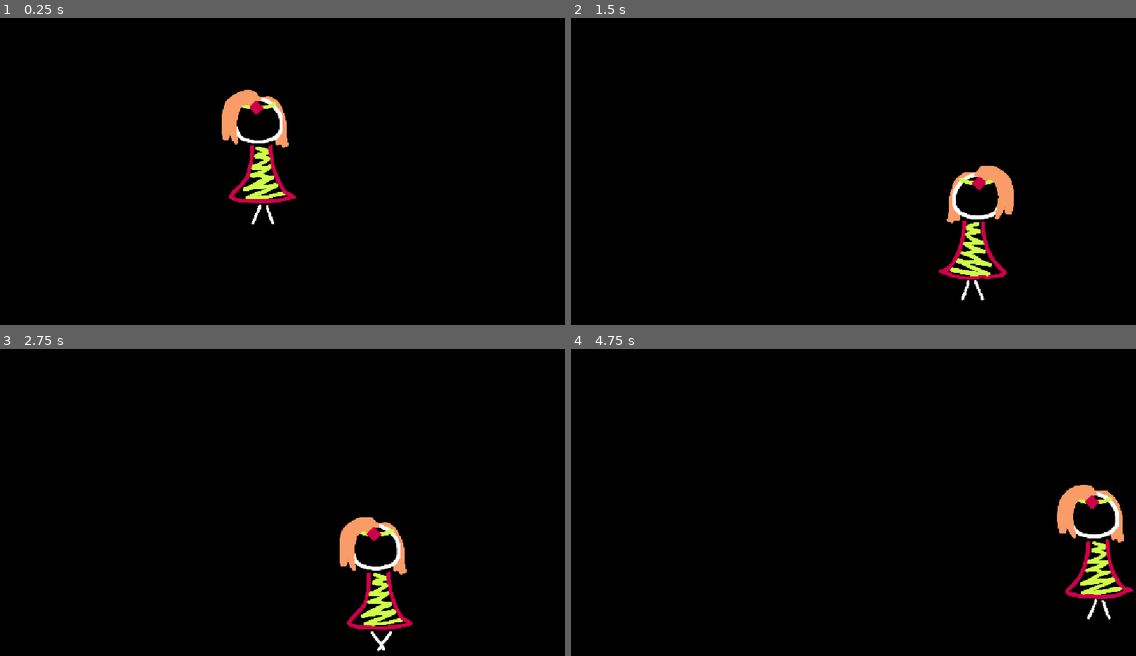
Above: before the commit, frames 1-4 (two rows, left to right).
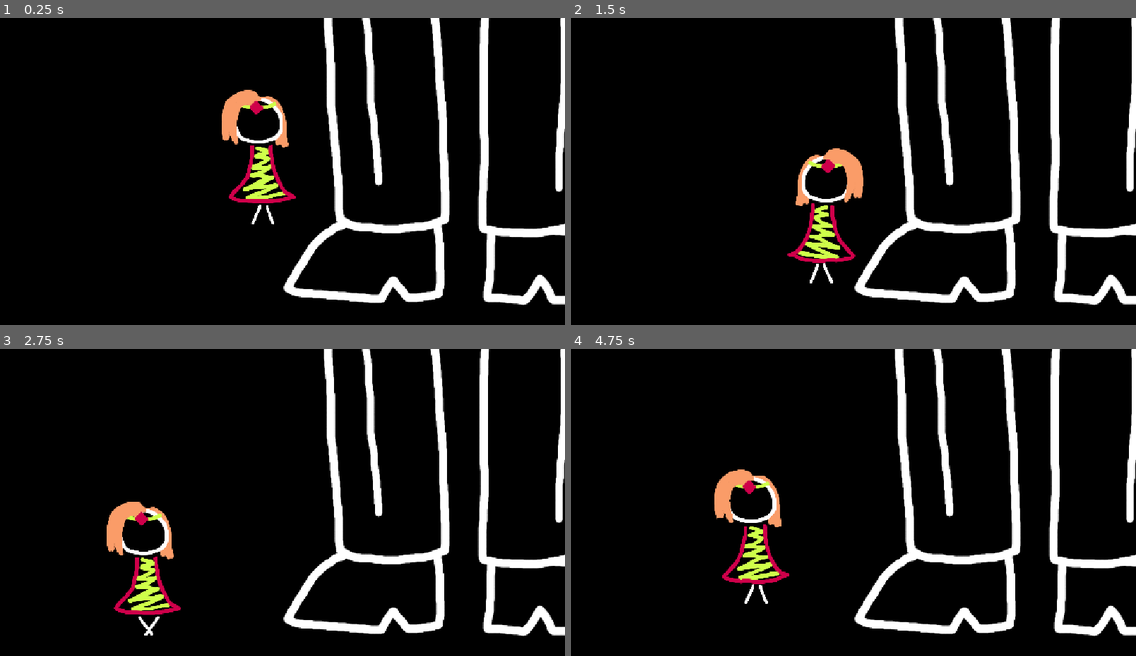
Above: after the commit, the same moments.

Repository: MarmadileManteater/I-Just-Wanted-to-Be-Younger-But-Now-I-m-Fighting-for-My-Life-Against-a-Problematic-Authority-Figure
Game: Godot game, scene res://scenes/screen_test/scene.tscn
Two runs of this game, one before a commit and one after it. Both use one fixed random seed, a clock stepped at 60 frames per second and the inputs below.
Inputs:
- Up to frame 1 (0.25 s): no input
- Up to frame 2 (1.5 s): tap Enter (ui_accept) at 0.5, 0.77 s; hold Right (ui_right) from 0.53 s (still down)
- Up to frame 3 (2.75 s): tap Enter (ui_accept) at 1.52 s; release Right (ui_right) at 2.03 s; hold Left (ui_left) from 2.03 s (still down)
- Up to frame 4 (4.75 s): release Left (ui_left) at 2.78 s; hold Right (ui_right) 2.78-4.28 s; tap Enter (ui_accept) at 3.02, 3.77, 4.52 s; hold Left (ui_left) from 4.28 s (still down)

The runs differ from the first frame. In frame 1, 8.1% of the frame differs, in the area x 50-100%, y 0-94%; in frame 2, 12%; in frame 3, 12%; in frame 4, 12%, in the area x 25-100%, y 0-94%.

Commit message:
Animate boss feet

Diff:
--- /dev/null
+++ b/project/scenes/nested/boss_feet/boss_feet.gd
@@ -0,0 +1,16 @@
+extends Node2D
+
+class_name BossFeet
+
+var leftie: AnimatedStaticBody2D
+var rightie: StaticBody2D
+# Called when the node enters the scene tree for the first time.
+func _ready() -> void:
+	leftie = find_child("Leftie")
+	rightie = find_child("Rightie")
+	pass # Replace with function body.
+
+
+# Called every frame. 'delta' is the elapsed time since the previous frame.
+func _process(delta: float) -> void:
+	pass
--- a/project/scenes/nested/boss_feet/boss_feet.tscn
+++ b/project/scenes/nested/boss_feet/boss_feet.tscn
@@ -1,6 +1,46 @@
 [gd_scene format=3 uid="uid://cffis6tr16e14"]
 
+[ext_resource type="Script" uid="uid://b5xbhyhg3xv0l" path="res://scenes/nested/boss_feet/boss_feet.gd" id="1_80035"]
 [ext_resource type="Texture2D" uid="uid://58o86k6o2ake" path="res://sprites/boss_feet.png" id="1_g241w"]
+[ext_resource type="Script" uid="uid://sewjo03vd0qj" path="res://scripts/animated_static_body.gd" id="2_pnc5j"]
+
+[sub_resource type="Animation" id="Animation_80035"]
+length = 0.001
+tracks/0/type = "value"
+tracks/0/imported = false
+tracks/0/enabled = true
+tracks/0/path = NodePath("Leftie:position")
+tracks/0/interp = 1
+tracks/0/loop_wrap = true
+tracks/0/keys = {
+"times": PackedFloat32Array(0),
+"transitions": PackedFloat32Array(1),
+"update": 0,
+"values": [Vector2(-202, 0)]
+}
+
+[sub_resource type="Animation" id="Animation_g241w"]
+resource_name = "Stomp"
+length = 5.0
+loop_mode = 1
+tracks/0/type = "value"
+tracks/0/imported = false
+tracks/0/enabled = true
+tracks/0/path = NodePath("Leftie:position")
+tracks/0/interp = 1
+tracks/0/loop_wrap = true
+tracks/0/keys = {
+"times": PackedFloat32Array(0, 1.2666667, 2.04, 2.1166668, 2.1766667, 2.2533333, 2.3066666, 2.3833332, 2.4466667, 2.5233335, 2.5833335, 2.66, 2.7133334, 2.79, 2.9466667),
+"transitions": PackedFloat32Array(1, 1, 1, 1, 1, 1, 1, 1, 1, 1, 1, 1, 1, 1, 1),
+"update": 0,
+"values": [Vector2(-202, 0), Vector2(-202, -161), Vector2(-205, -161), Vector2(-196, -161), Vector2(-205, -161), Vector2(-196, -161), Vector2(-205, -161), Vector2(-196, -161), Vector2(-205, -161), Vector2(-196, -161), Vector2(-205, -161), Vector2(-196, -161), Vector2(-205, -161), Vector2(-196, -161), Vector2(-202, 0)]
+}
+
+[sub_resource type="AnimationLibrary" id="AnimationLibrary_pnc5j"]
+_data = {
+&"RESET": SubResource("Animation_80035"),
+&"Stomp": SubResource("Animation_g241w")
+}
 
 [sub_resource type="AtlasTexture" id="AtlasTexture_80035"]
 atlas = ExtResource("1_g241w")
@@ -17,11 +57,11 @@
 "speed": 5.0
 }]
 
-[sub_resource type="RectangleShape2D" id="RectangleShape2D_0dxmq"]
-size = Vector2(239, 436)
+[sub_resource type="ConvexPolygonShape2D" id="ConvexPolygonShape2D_fcxea"]
+points = PackedVector2Array(-144, -210.5, 94, -208.5, 103, -73.5, 115, 210.5, -117, 204.5, -135, -27.5)
 
-[sub_resource type="RectangleShape2D" id="RectangleShape2D_6wcjf"]
-size = Vector2(231, 151)
+[sub_resource type="ConvexPolygonShape2D" id="ConvexPolygonShape2D_iys1s"]
+points = PackedVector2Array(149, 271, 73, 283, 30, 282, -74, 276, -148, 271, -172, 261, -173, 245, -138, 188, -114, 154, -69, 119, -52, 115, 40, 118, 116, 120, 148, 120, 152, 146, 154, 237)
 
 [sub_resource type="AtlasTexture" id="AtlasTexture_pnc5j"]
 atlas = ExtResource("1_g241w")
@@ -38,30 +78,55 @@
 "speed": 5.0
 }]
 
+[sub_resource type="RectangleShape2D" id="RectangleShape2D_0dxmq"]
+size = Vector2(239, 436)
+
+[sub_resource type="RectangleShape2D" id="RectangleShape2D_6wcjf"]
+size = Vector2(231, 151)
+
 [sub_resource type="ConvexPolygonShape2D" id="ConvexPolygonShape2D_0dxmq"]
 points = PackedVector2Array(58, 139, 99, 164, 127, 187, 141, 203, 155, 221, 174, 260, 168, 272, 138, 278, 97, 282, 60, 285)
 
 [node name="BossFeet" type="Node2D" unique_id=2040409262]
+script = ExtResource("1_80035")
 
-[node name="Leftie" type="AnimatedSprite2D" parent="." unique_id=1017404551]
+[node name="Leftie" type="StaticBody2D" parent="." unique_id=2033481173]
 position = Vector2(-202, 0)
+script = ExtResource("2_pnc5j")
+
+[node name="AnimationPlayer" type="AnimationPlayer" parent="Leftie" unique_id=80852113]
+root_node = NodePath("../..")
+libraries/ = SubResource("AnimationLibrary_pnc5j")
+
+[node name="Sprite" type="AnimatedSprite2D" parent="Leftie" unique_id=1017404551]
 sprite_frames = SubResource("SpriteFrames_0dxmq")
 
-[node name="StaticBody2D" type="StaticBody2D" parent="." unique_id=2033481173]
+[node name="Leg" type="CollisionShape2D" parent="Leftie" unique_id=1081379605]
+visible = false
+position = Vector2(48, -90.5)
+shape = SubResource("ConvexPolygonShape2D_fcxea")
+
+[node name="Foot" type="CollisionShape2D" parent="Leftie" unique_id=962888905]
+visible = false
+position = Vector2(0, 1)
+shape = SubResource("ConvexPolygonShape2D_iys1s")
 
 [node name="Rightie" type="StaticBody2D" parent="." unique_id=152912082]
 position = Vector2(203, 0)
 
-[node name="Shape" type="CollisionShape2D" parent="Rightie" unique_id=273302024]
+[node name="Sprite" type="AnimatedSprite2D" parent="Rightie" unique_id=1470092633]
+sprite_frames = SubResource("SpriteFrames_6wcjf")
+
+[node name="Leg" type="CollisionShape2D" parent="Rightie" unique_id=273302024]
+visible = false
 position = Vector2(-61.5, -82)
 shape = SubResource("RectangleShape2D_0dxmq")
 
-[node name="Shape2" type="CollisionShape2D" parent="Rightie" unique_id=219411036]
+[node name="Ball" type="CollisionShape2D" parent="Rightie" unique_id=219411036]
+visible = false
 position = Vector2(-56.5, 211.5)
 shape = SubResource("RectangleShape2D_6wcjf")
 
-[node name="Sprite" type="AnimatedSprite2D" parent="Rightie" unique_id=1470092633]
-sprite_frames = SubResource("SpriteFrames_6wcjf")
-
-[node name="CollisionShape2D" type="CollisionShape2D" parent="Rightie" unique_id=1450476105]
+[node name="Toes" type="CollisionShape2D" parent="Rightie" unique_id=1450476105]
+visible = false
 shape = SubResource("ConvexPolygonShape2D_0dxmq")
--- a/project/scenes/nested/willow/character_body2d.gd
+++ b/project/scenes/nested/willow/character_body2d.gd
@@ -6,7 +6,7 @@
 
 var sprite: AnimatedSpriteExtension
 
-func _enter_tree() -> void:
+func _ready() -> void:
 	sprite = find_child("Sprite")
 
 func _physics_process(delta: float) -> void:
--- a/project/scenes/screen_test/scene.tscn
+++ b/project/scenes/screen_test/scene.tscn
@@ -1,18 +1,24 @@
 [gd_scene format=3 uid="uid://bbt08jhhrbiom"]
 
+[ext_resource type="Script" uid="uid://2n7xpa7pyyu1" path="res://scenes/screen_test/screen_test.gd" id="1_l65rp"]
 [ext_resource type="PackedScene" uid="uid://c8b7r642fn2vm" path="res://scenes/nested/willow/willow.tscn" id="1_uvblx"]
+[ext_resource type="PackedScene" uid="uid://cffis6tr16e14" path="res://scenes/nested/boss_feet/boss_feet.tscn" id="2_ydvjp"]
 
 [sub_resource type="RectangleShape2D" id="RectangleShape2D_6wcjf"]
 size = Vector2(1163, 20)
 
 [node name="ScreenTest" type="Node2D" unique_id=1805475824]
+script = ExtResource("1_l65rp")
 
 [node name="Floor" type="StaticBody2D" parent="." unique_id=703340070]
 position = Vector2(4, 629)
 
 [node name="Shape" type="CollisionShape2D" parent="Floor" unique_id=2018656344]
-position = Vector2(571.5, 0)
+position = Vector2(573, -31)
 shape = SubResource("RectangleShape2D_6wcjf")
 
 [node name="Willow" parent="." unique_id=1438157277 instance=ExtResource("1_uvblx")]
 position = Vector2(535, 258)
+
+[node name="BossFeet" parent="." unique_id=2040409262 instance=ExtResource("2_ydvjp")]
+position = Vector2(956, 299)
--- /dev/null
+++ b/project/scenes/screen_test/screen_test.gd
@@ -0,0 +1,15 @@
+extends Node2D
+
+var boss_feet: BossFeet
+
+# Called when the node enters the scene tree for the first time.
+func _ready() -> void:
+	boss_feet = find_child("BossFeet")
+	var animation_player: AnimationPlayer = boss_feet.leftie.animation_player
+	animation_player.play("")
+	pass # Replace with function body.
+
+
+# Called every frame. 'delta' is the elapsed time since the previous frame.
+func _process(delta: float) -> void:
+	pass
--- /dev/null
+++ b/project/scripts/animated_static_body.gd
@@ -0,0 +1,15 @@
+extends StaticBody2D
+
+class_name AnimatedStaticBody2D
+
+var animation_player
+
+# Called when the node enters the scene tree for the first time.
+func _ready() -> void:
+	animation_player = find_child("AnimationPlayer")
+	pass # Replace with function body.
+
+
+# Called every frame. 'delta' is the elapsed time since the previous frame.
+func _process(delta: float) -> void:
+	pass
Not shown, added: project/scenes/nested/boss_feet/boss_feet.gd.uid
Not shown, added: project/scenes/screen_test/screen_test.gd.uid
Not shown, added: project/scripts/animated_static_body.gd.uid
